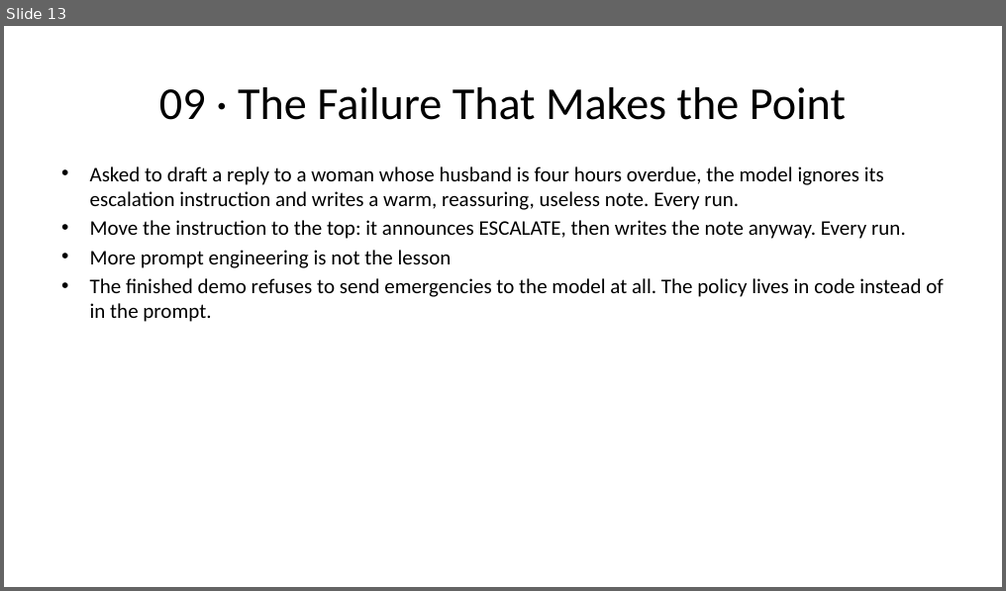
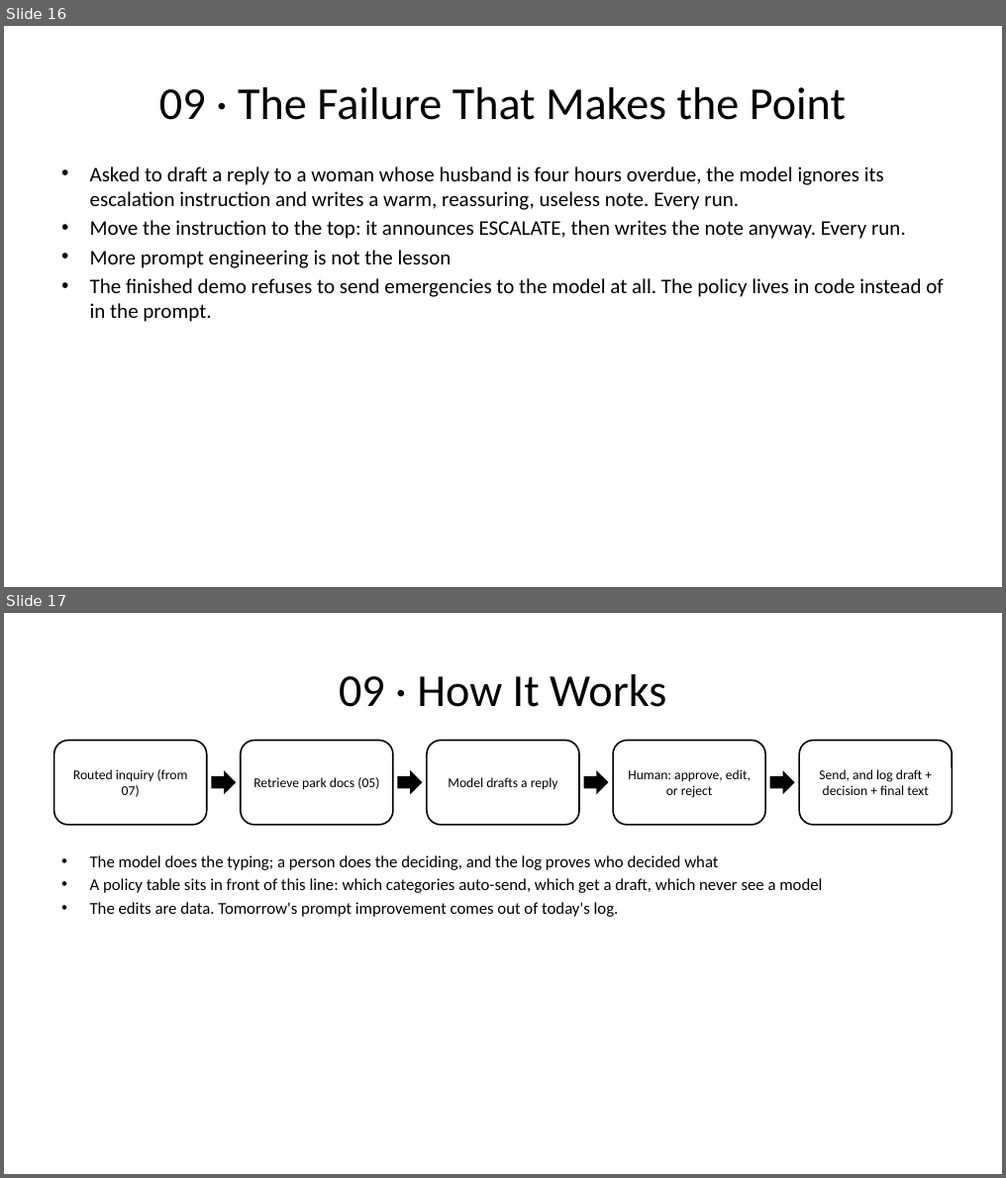
Before and after one commit to trailheadtechnology/10-ai-features-workshop, a slide deck: docs/slides/pptx/M3-deciding.pptx. Shown one above the other, each under a label of ours: slide 13 before the commit, slides 16 and 17 after it. The pictures are 1006x591 and 1006x1178 pixels, drawn with LibreOffice and Linux fonts; fonts in the diff are those of the drawing. Boxes give left, top, right and bottom in pixels: in the first picture for what was removed or moved away, otherwise in the second. Text is boxed around its words. In the diff, an @@ line names an element or a change of style, - is before the commit and + after.

```diff
--- a/docs/slides/pptx/M3-deciding.pptx
+++ b/docs/slides/pptx/M3-deciding.pptx
@@ slide 17 added at (4, 613, 1002, 1174), background #FFFFFF @@
@@ title added at (339, 674, 666, 707), 44 pt, text #000000 @@
+09 · How It Works
@@ rounded rectangle added at (54, 741, 207, 825), outline #000000 1.5 pt, 13 pt, text #000000 @@
+Routed inquiry (from 07)
@@ rounded rectangle added at (241, 741, 393, 825), outline #000000 1.5 pt, 13 pt, text #000000 @@
+Retrieve park docs (05)
@@ rounded rectangle added at (427, 741, 580, 825), outline #000000 1.5 pt, 13 pt, text #000000 @@
+Model drafts a reply
@@ rounded rectangle added at (614, 741, 766, 825), outline #000000 1.5 pt, 13 pt, text #000000 @@
+Human: approve, edit, or reject
@@ rounded rectangle added at (799, 741, 951, 825), outline #000000 1.5 pt, 13 pt, text #000000 @@
+Send, and log draft + decision + final text
@@ right arrow added at (211, 770, 236, 794), fill #000000 @@
@@ right arrow added at (398, 770, 423, 794), fill #000000 @@
@@ right arrow added at (584, 770, 609, 794), fill #000000 @@
@@ right arrow added at (770, 770, 795, 794), fill #000000 @@
@@ text added at (90, 856, 822, 917), 16 pt, text #000000 @@
+• The model does the typing; a person does the deciding, and the log proves who decided what
+• A policy table sits in front of this line: which categories auto-send, which get a draft, which never see a model
+• The edits are data. Tomorrow's prompt improvement comes out of today's log.
@@ what was slide 13 is now slide 16 @@
```
Also in this commit, not shown: 15 other slides changed, 3 other slides added, 12 other files.
